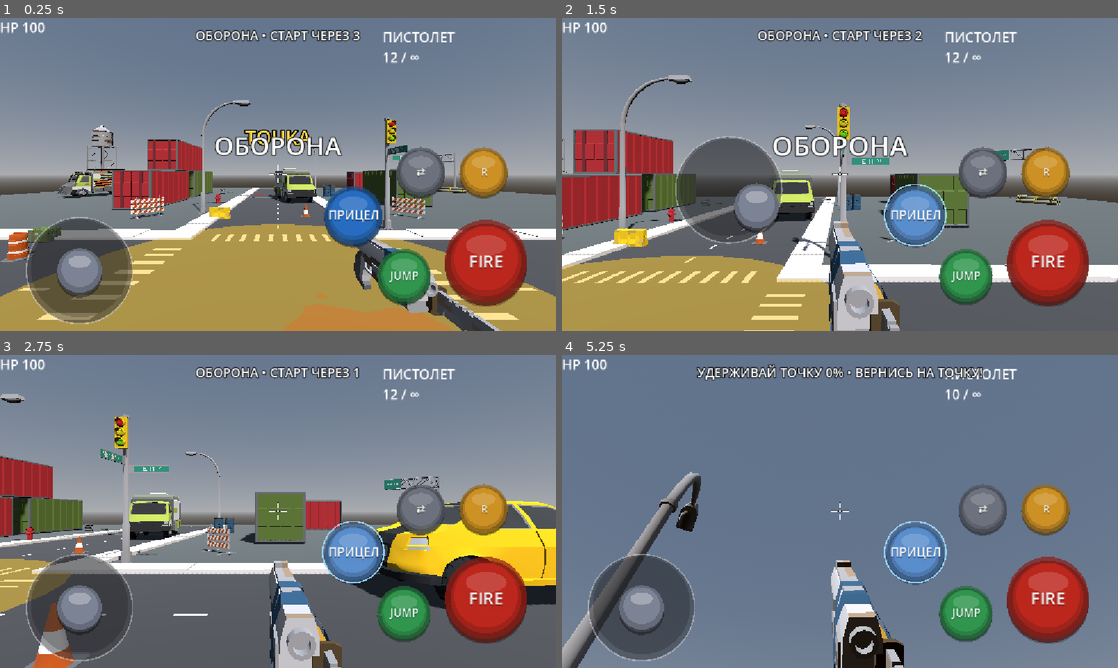
Above: before the commit, frames 1-4 (two rows, left to right).
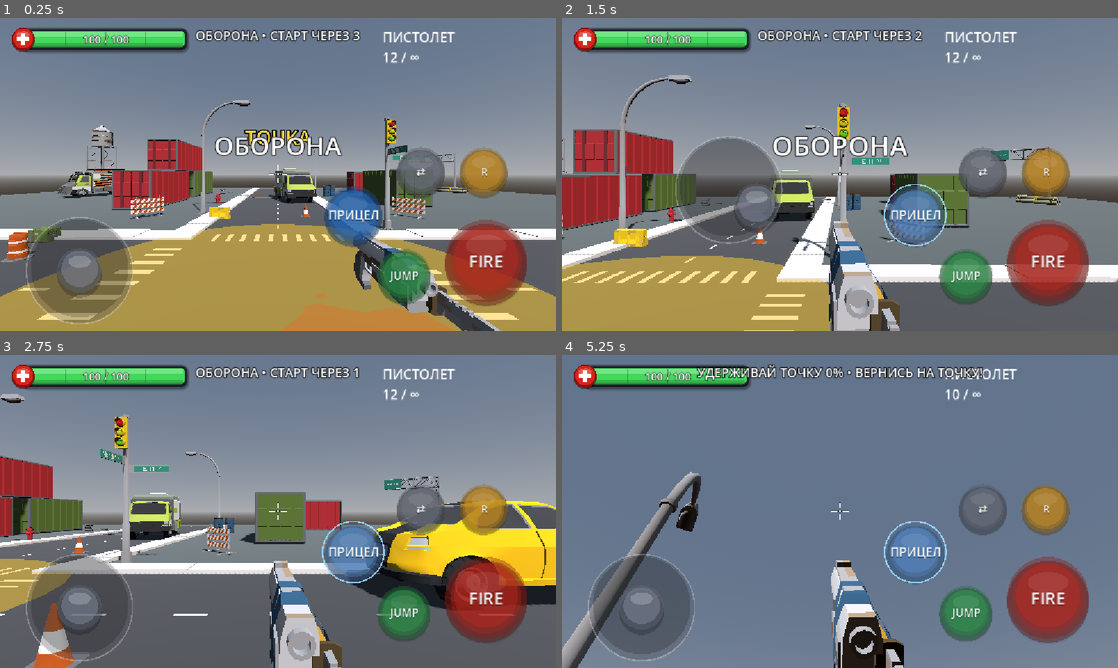
Above: after the commit, the same moments.

Repository: gsmboss/dead-zone
Game: Godot game, scene res://levels/street_level.tscn
The game is run twice, just before and just after one commit, with the same random seed, the same clock (stepped at 60 frames per second) and the same inputs. This scene is started directly instead of the project's main scene.
Inputs (mouse positions are in pixels of both pictures, inside the frame that each line leads up to):
- Up to frame 1 (0.25 s): no input
- Up to frame 2 (1.5 s): move the mouse to (962, 158) at 0.52 s; hold D (move_right) 0.53-1.25 s; tap Z (aim) at 0.6 s; click (962, 158) at 0.67 s; tap Space (jump) at 0.77 s; drag from (728, 190) to (812, 237) at 1.27 s
- Up to frame 3 (2.75 s): move the mouse to (333, 442) at 2.02 s; hold D (move_right) from 2.03 s (still down); tap E (interact) at 2.1 s; click (333, 442) at 2.17 s
- Up to frame 4 (5.25 s): release D (move_right) at 2.75 s; drag from (812, 574) to (673, 464) at 2.77 s; move the mouse to (1006, 558) at 3.52 s; hold A (move_left) 3.53-4.25 s; tap Ctrl at 3.6 s; click (1006, 558) at 3.67 s; tap Space (jump) at 3.77 s; drag from (673, 464) to (756, 433) at 4.27 s; move the mouse to (867, 511) at 5.02 s; hold S (move_back) from 5.03 s (still down); hold F (fire) from 5.03 s (still down); click (867, 511) at 5.17 s

The runs differ from the first frame. In frame 1, 11% of the frame differs, in the area x 0-95%, y 1-98%; in frame 2, 8.6%; in frame 3, 9.7%; in frame 4, 7.9%.

Commit message:
Прозрачные кнопки, 3D-полоска здоровья, исправлено предупреждение UIKit
- экранные кнопки и джойстик полупрозрачные (opacity 0.38), при нажатии плотнее
- HP: объёмная полоска с тенью, градиентом по здоровью, бликом, следом урона,
  делениями, значком аптечки; мигает при низком здоровье, вспыхивает при лечении
- UIKit.apply_3d_style: параметр button затенял функцию button()

Co-Authored-By: Claude Opus 5.5 <noreply@anthropic.com>
Claude-Session: https://claude.ai/code/session_01G1gCmS2E8ZErZBTzgNYfo8

Diff:
--- a/ui/health_display.gd
+++ b/ui/health_display.gd
@@ -1,13 +1,53 @@
 extends Label
-## Здоровье игрока в HUD.
+## Полоска здоровья игрока в 3D-стиле: объёмная рамка с тенью, градиентная заливка
+## (зелёный → жёлтый → красный), блик, «след» урона, значок аптечки, мигание при низком
+## здоровье и вспышка при лечении. Рисуется кодом; нода остаётся Label для совместимости
+## со сценами (текст не используется).
 
-@export var normal_color: Color = Color(1, 1, 1)
-@export var low_health_color: Color = Color(1.0, 0.3, 0.3)
+const BAR_POSITION: Vector2 = Vector2(24.0, 18.0)
+const BAR_SIZE: Vector2 = Vector2(340.0, 44.0)
+const ICON_RADIUS: float = 24.0
+## Заливка догоняет значение за ~0.1 с, след урона ждёт и сползает медленно
+const FILL_SPEED: float = 12.0
+const TRAIL_DELAY: float = 0.45
+const TRAIL_SPEED: float = 0.6
+const HEAL_FLASH_TIME: float = 0.5
+const LOW_PULSE_SPEED: float = 6.0
+const FONT_SIZE: int = 22
+
+const FULL_COLOR: Color = Color(0.25, 0.85, 0.35)
+const MID_COLOR: Color = Color(0.95, 0.8, 0.2)
+const LOW_COLOR: Color = Color(0.9, 0.18, 0.12)
+const TRAIL_COLOR: Color = Color(1.0, 0.95, 0.85, 0.85)
+const FRAME_COLOR: Color = Color(0.08, 0.09, 0.1, 0.75)
+
 @export_range(0.0, 1.0, 0.05) var low_threshold: float = 0.3
+
+var _current: float = 100.0
+var _max: float = 100.0
+var _shown: float = 1.0   # отображаемая доля (плавно)
+var _trail: float = 1.0   # след урона
+var _trail_wait: float = 0.0
+var _heal_flash: float = 0.0
+var _time: float = 0.0
+var _text: String = ""
+
+# Стили создаются один раз (без аллокаций в кадре)
+var _frame_style: StyleBoxFlat
+var _well_style: StyleBoxFlat
+var _fill_style: StyleBoxFlat
+var _trail_style: StyleBoxFlat
 
 
 func _ready() -> void:
 	text = ""
+	mouse_filter = MOUSE_FILTER_IGNORE
+	# Своё место в левом верхнем углу (якоря в сцене не используются)
+	set_anchors_and_offsets_preset(PRESET_TOP_LEFT)
+	position = BAR_POSITION
+	size = Vector2(BAR_SIZE.x + ICON_RADIUS, BAR_SIZE.y + 8.0)
+	_build_styles()
+	set_process(false)
 	_connect_player.call_deferred()
 
 
@@ -17,10 +57,141 @@
 		push_warning("HealthDisplay: игрок или его Health не найдены")
 		return
 	player.health.health_changed.connect(_on_health_changed)
-	_on_health_changed(player.health.current, player.health.max_health)
+	_current = player.health.current
+	_max = player.health.max_health
+	_shown = _ratio()
+	_trail = _shown
+	_update_text()
+	queue_redraw()
 
 
 func _on_health_changed(current: float, max_value: float) -> void:
-	text = "HP %d" % ceili(current)
-	var is_low: bool = max_value > 0.0 and current / max_value <= low_threshold
-	modulate = low_health_color if is_low else normal_color
+	if current > _current:
+		_heal_flash = HEAL_FLASH_TIME
+	elif current < _current:
+		_trail_wait = TRAIL_DELAY
+	_current = current
+	_max = max_value
+	_update_text()
+	set_process(true)
+
+
+func _process(delta: float) -> void:
+	_time += delta
+	var target: float = _ratio()
+	_shown = lerpf(_shown, target, clampf(FILL_SPEED * delta, 0.0, 1.0))
+	if _trail_wait > 0.0:
+		_trail_wait -= delta
+	else:
+		_trail = move_toward(_trail, _shown, TRAIL_SPEED * delta)
+	if _trail < _shown:
+		_trail = _shown
+	_heal_flash = maxf(_heal_flash - delta, 0.0)
+	queue_redraw()
+	# Останавливаемся, когда всё догнало значение и не нужно мигать
+	var settled: bool = absf(_shown - target) < 0.001 and absf(_trail - _shown) < 0.001
+	if settled and _heal_flash <= 0.0 and target > low_threshold:
+		_shown = target
+		set_process(false)
+
+
+func _draw() -> void:
+	var bar := Rect2(Vector2(ICON_RADIUS, 4.0), BAR_SIZE)
+	var ratio: float = _ratio()
+	var low: bool = ratio <= low_threshold and ratio > 0.0
+
+	# Рамка с тенью и ложбина под заливку
+	draw_style_box(_frame_style, bar)
+	var inner := bar.grow(-5.0)
+	draw_style_box(_well_style, inner)
+
+	# След урона
+	if _trail > _shown + 0.001:
+		draw_style_box(_trail_style, Rect2(inner.position, Vector2(inner.size.x * _trail, inner.size.y)))
+
+	# Заливка: цвет по здоровью, мигание при низком, вспышка при лечении
+	if _shown > 0.005:
+		var color: Color = _health_color(_shown)
+		if low:
+			color = color.lightened(0.25 * (0.5 + 0.5 * sin(_time * LOW_PULSE_SPEED)))
+		if _heal_flash > 0.0:
+			color = color.lerp(Color(0.7, 1.0, 0.7), _heal_flash / HEAL_FLASH_TIME * 0.6)
+		_fill_style.bg_color = color
+		_fill_style.border_color = color.darkened(0.35)
+		var fill := Rect2(inner.position, Vector2(maxf(inner.size.x * _shown, 8.0), inner.size.y))
+		draw_style_box(_fill_style, fill)
+		# Блик сверху и тень снизу — объём
+		draw_rect(Rect2(fill.position + Vector2(4.0, 3.0), Vector2(fill.size.x - 8.0, fill.size.y * 0.28)),
+			Color(1.0, 1.0, 1.0, 0.28))
+		draw_rect(Rect2(fill.position + Vector2(3.0, fill.size.y * 0.72), Vector2(fill.size.x - 6.0, fill.size.y * 0.22)),
+			Color(0.0, 0.0, 0.0, 0.18))
+
+	# Деления по 25%
+	for i in range(1, 4):
+		var x: float = inner.position.x + inner.size.x * i * 0.25
+		draw_line(Vector2(x, inner.position.y + 3.0), Vector2(x, inner.end.y - 3.0), Color(0.0, 0.0, 0.0, 0.3), 2.0)
+
+	# Число
+	var font: Font = ThemeDB.fallback_font
+	var text_size: Vector2 = font.get_string_size(_text, HORIZONTAL_ALIGNMENT_LEFT, -1, FONT_SIZE)
+	var baseline: float = inner.get_center().y + (font.get_ascent(FONT_SIZE) - font.get_descent(FONT_SIZE)) * 0.5
+	var text_pos := Vector2(inner.get_center().x - text_size.x * 0.5, baseline)
+	draw_string_outline(font, text_pos, _text, HORIZONTAL_ALIGNMENT_LEFT, -1, FONT_SIZE, 5, Color(0.0, 0.0, 0.0, 0.8))
+	draw_string(font, text_pos, _text, HORIZONTAL_ALIGNMENT_LEFT, -1, FONT_SIZE, Color.WHITE)
+
+	_draw_icon(Vector2(ICON_RADIUS, bar.get_center().y), low)
+
+
+## Значок аптечки: объёмный круг с крестом слева от полоски
+func _draw_icon(center: Vector2, low: bool) -> void:
+	var pulse: float = 1.0 + (0.08 * sin(_time * LOW_PULSE_SPEED * 1.5) if low else 0.0)
+	var r: float = ICON_RADIUS * pulse
+	draw_circle(center + Vector2(0.0, 3.0), r, Color(0.0, 0.0, 0.0, 0.4))
+	draw_circle(center, r, Color(0.55, 0.06, 0.05))
+	draw_circle(center - Vector2(0.0, 1.5), r * 0.86, Color(0.85, 0.14, 0.1))
+	draw_set_transform(center - Vector2(0.0, r * 0.4), 0.0, Vector2(1.0, 0.5))
+	draw_circle(Vector2.ZERO, r * 0.55, Color(1.0, 1.0, 1.0, 0.25))
+	draw_set_transform(Vector2.ZERO, 0.0, Vector2.ONE)
+	var arm: float = r * 0.5
+	var thick: float = r * 0.32
+	draw_rect(Rect2(center - Vector2(arm, thick * 0.5), Vector2(arm * 2.0, thick)), Color.WHITE)
+	draw_rect(Rect2(center - Vector2(thick * 0.5, arm), Vector2(thick, arm * 2.0)), Color.WHITE)
+
+
+func _health_color(ratio: float) -> Color:
+	if ratio >= 0.5:
+		return MID_COLOR.lerp(FULL_COLOR, (ratio - 0.5) * 2.0)
+	return LOW_COLOR.lerp(MID_COLOR, ratio * 2.0)
+
+
+func _ratio() -> float:
+	return clampf(_current / _max, 0.0, 1.0) if _max > 0.0 else 0.0
+
+
+func _update_text() -> void:
+	_text = "%d / %d" % [ceili(_current), roundi(_max)]
+
+
+func _build_styles() -> void:
+	_frame_style = StyleBoxFlat.new()
+	_frame_style.bg_color = FRAME_COLOR
+	_frame_style.set_corner_radius_all(12)
+	_frame_style.border_width_bottom = 4
+	_frame_style.border_color = Color(0.0, 0.0, 0.0, 0.6)
+	_frame_style.shadow_color = Color(0.0, 0.0, 0.0, 0.4)
+	_frame_style.shadow_size = 6
+	_frame_style.shadow_offset = Vector2(0.0, 3.0)
+
+	_well_style = StyleBoxFlat.new()
+	_well_style.bg_color = Color(0.0, 0.0, 0.0, 0.45)
+	_well_style.set_corner_radius_all(8)
+	_well_style.border_width_top = 3  # внутренняя тень сверху — углубление
+	_well_style.border_color = Color(0.0, 0.0, 0.0, 0.5)
+
+	_fill_style = StyleBoxFlat.new()
+	_fill_style.set_corner_radius_all(8)
+	_fill_style.border_width_bottom = 3
+
+	_trail_style = StyleBoxFlat.new()
+	_trail_style.bg_color = TRAIL_COLOR
+	_trail_style.set_corner_radius_all(8)
--- a/ui/touch/touch_action_button.gd
+++ b/ui/touch/touch_action_button.gd
@@ -21,7 +21,7 @@
 @export var use_action_color: bool = true
 @export var base_color: Color = DEFAULT_BUTTON_COLOR
 ## Непрозрачность кнопки (не закрывать обзор)
-@export_range(0.1, 1.0, 0.05) var opacity: float = 0.7
+@export_range(0.1, 1.0, 0.05) var opacity: float = 0.38
 @export var label_color: Color = Color(1, 1, 1, 0.95)
 ## Подсвечивать кнопку, пока оружие в прицеле (для кнопки прицела)
 @export var show_aim_state: bool = false
@@ -115,14 +115,14 @@
 	color = color.lightened(0.15 * p)
 
 	# Тень
-	draw_circle(size * 0.5 + Vector2(0.0, depth * 1.4), r, Color(0.0, 0.0, 0.0, 0.35 * opacity))
+	draw_circle(size * 0.5 + Vector2(0.0, depth * 1.4), r, Color(0.0, 0.0, 0.0, 0.25 * opacity))
 	# Боковина (объём) — темнее и ниже лицевой стороны
 	draw_circle(center + Vector2(0.0, depth * (1.0 - p)), r, _with_alpha(color.darkened(0.55)))
 	# Ободок
 	draw_circle(center, r, _with_alpha(color.darkened(0.3)))
 	# Лицевая сторона: низ темнее, верх светлее (имитация градиента)
 	draw_circle(center, r * 0.86, _with_alpha(color.darkened(0.12)))
-	draw_circle(center - Vector2(0.0, r * 0.06), r * 0.78, _with_alpha(color))
+	draw_circle(center - Vector2(0.0, r * 0.06), r * 0.78, Color(color.r, color.g, color.b, 0.35))
 	# Блик сверху (эллипс через масштаб)
 	draw_set_transform(center - Vector2(0.0, r * 0.38), 0.0, Vector2(1.0, 0.5))
 	draw_circle(Vector2.ZERO, r * 0.5, Color(1.0, 1.0, 1.0, 0.22 * (1.0 - p * 0.6) * opacity))
@@ -144,4 +144,6 @@
 
 
 func _with_alpha(color: Color) -> Color:
-	return Color(color.r, color.g, color.b, color.a * opacity)
+	# Нажатая кнопка плотнее, чтобы был виден отклик
+	var alpha: float = minf(opacity + 0.25 * _press_amount, 1.0)
+	return Color(color.r, color.g, color.b, color.a * alpha)
--- a/ui/touch/virtual_joystick.gd
+++ b/ui/touch/virtual_joystick.gd
@@ -6,9 +6,9 @@
 
 @export var radius: float = 110.0
 @export_range(0.0, 0.9, 0.01) var deadzone: float = 0.12
-@export var base_color: Color = Color(0.12, 0.13, 0.15, 0.45)
-@export var ring_color: Color = Color(1, 1, 1, 0.35)
-@export var knob_color: Color = Color(0.5, 0.53, 0.6, 0.85)
+@export var base_color: Color = Color(0.12, 0.13, 0.15, 0.25)
+@export var ring_color: Color = Color(1, 1, 1, 0.25)
+@export var knob_color: Color = Color(0.5, 0.53, 0.6, 0.5)
 
 ## Выход в диапазоне -1..1. Вверх по экрану = -Y (как у Input.get_vector).
 var output: Vector2 = Vector2.ZERO
@@ -103,10 +103,10 @@
 
 	# Стик: тень, боковина, лицевая сторона, блик
 	var knob_radius: float = radius * 0.42
-	draw_circle(_knob + Vector2(0.0, knob_radius * 0.22), knob_radius, Color(0.0, 0.0, 0.0, 0.35))
-	draw_circle(_knob + Vector2(0.0, knob_radius * 0.1), knob_radius, knob_color.darkened(0.5))
-	draw_circle(_knob, knob_radius, knob_color.darkened(0.15))
+	draw_circle(_knob + Vector2(0.0, knob_radius * 0.22), knob_radius, Color(0.0, 0.0, 0.0, 0.2))
+	draw_circle(_knob + Vector2(0.0, knob_radius * 0.1), knob_radius, Color(knob_color.darkened(0.5), 0.3))
+	draw_circle(_knob, knob_radius, Color(knob_color.darkened(0.15), 0.3))
 	draw_circle(_knob - Vector2(0.0, knob_radius * 0.08), knob_radius * 0.82, knob_color)
 	draw_set_transform(_knob - Vector2(0.0, knob_radius * 0.4), 0.0, Vector2(1.0, 0.55))
-	draw_circle(Vector2.ZERO, knob_radius * 0.5, Color(1.0, 1.0, 1.0, 0.3))
+	draw_circle(Vector2.ZERO, knob_radius * 0.5, Color(1.0, 1.0, 1.0, 0.2))
 	draw_set_transform(Vector2.ZERO, 0.0, Vector2.ONE)
--- a/ui/ui_kit.gd
+++ b/ui/ui_kit.gd
@@ -35,15 +35,15 @@
 
 
 ## Объёмная кнопка: толстый нижний край (боковина), тень; при нажатии «вдавливается»
-static func apply_3d_style(button: Button) -> void:
-	button.add_theme_stylebox_override(&"normal", _button_box(BUTTON_COLOR, 7, 0))
-	button.add_theme_stylebox_override(&"hover", _button_box(BUTTON_COLOR.lightened(0.12), 7, 0))
-	button.add_theme_stylebox_override(&"pressed", _button_box(BUTTON_COLOR.darkened(0.1), 2, 5))
-	button.add_theme_stylebox_override(&"disabled", _button_box(BUTTON_COLOR.darkened(0.45), 4, 3))
-	button.add_theme_stylebox_override(&"focus", StyleBoxEmpty.new())
-	button.add_theme_color_override(&"font_disabled_color", Color(1.0, 1.0, 1.0, 0.35))
-	button.add_theme_constant_override(&"outline_size", 4)
-	button.add_theme_color_override(&"font_outline_color", Color(0.0, 0.0, 0.0, 0.6))
+static func apply_3d_style(target: Button) -> void:
+	target.add_theme_stylebox_override(&"normal", _button_box(BUTTON_COLOR, 7, 0))
+	target.add_theme_stylebox_override(&"hover", _button_box(BUTTON_COLOR.lightened(0.12), 7, 0))
+	target.add_theme_stylebox_override(&"pressed", _button_box(BUTTON_COLOR.darkened(0.1), 2, 5))
+	target.add_theme_stylebox_override(&"disabled", _button_box(BUTTON_COLOR.darkened(0.45), 4, 3))
+	target.add_theme_stylebox_override(&"focus", StyleBoxEmpty.new())
+	target.add_theme_color_override(&"font_disabled_color", Color(1.0, 1.0, 1.0, 0.35))
+	target.add_theme_constant_override(&"outline_size", 4)
+	target.add_theme_color_override(&"font_outline_color", Color(0.0, 0.0, 0.0, 0.6))
 
 
 ## edge — высота боковины снизу, sink — насколько содержимое опущено (нажатие)
Not shown, changed: CLAUDE.md
